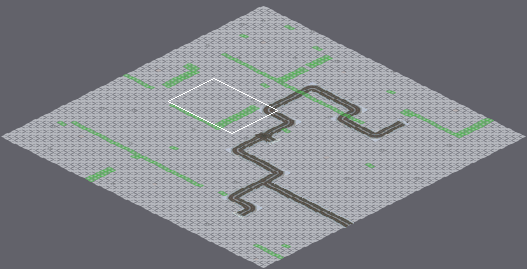
Two versions of a level (Tiled map, Tankerfield/Game/Maps/SnowMap.tmx). Above: a wide view before the commit, with the close-up outlined.
Close-up. Before the commit:
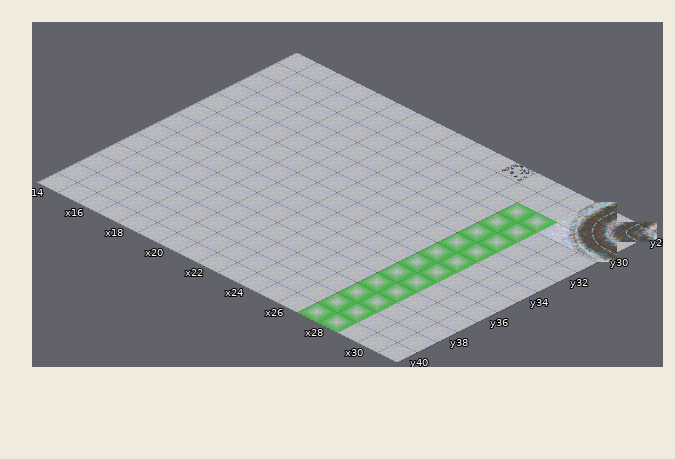
Cells are 60x30 px. Isometric: x runs down to the right, y down to the left. Shown: x 14..31, y 28..40. The commit also changed other parts of the map, which this record leaves out. Tiles whose own drawing changed are shown in their newer look in all pictures.
And afterwards:
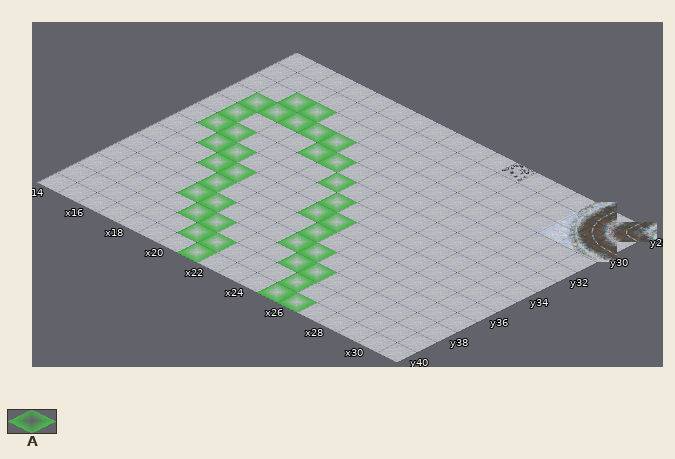
Key: from "meta": A 0.
_ is an empty cell.
Edits made:
Layer "Colliders":
y 30: x 16..17 __ -> AA; x 27..28 AA -> __
y 31: x 15..19 _____ -> AAAAA; x 27..28 AA -> __
y 32: x 15 _ -> A; x 19..20 __ -> AA; x 27..28 AA -> __
y 33: x 15..16 __ -> AA; x 21 _ -> A; x 27..28 AA -> __
y 34: x 16..17 __ -> AA; x 22 _ -> A; x 27..28 AA -> __
y 35: x 17..18 __ -> AA; x 22..23 __ -> AA; x 27..28 AA -> __
y 36: x 18 _ -> A; x 23 _ -> A; x 27..28 AA -> __
y 37: x 18..19 __ -> AA; x 23..24 __ -> AA; x 27..28 AA -> __
y 38: x 19..20 __ -> AA; x 24..25 __ -> AA; x 27..28 AA -> __
y 39: x 20..21 __ -> AA; x 25 _ -> A; x 27..28 AA -> __
y 40: x 21 _ -> A; x 25..28 __AA -> AA__
